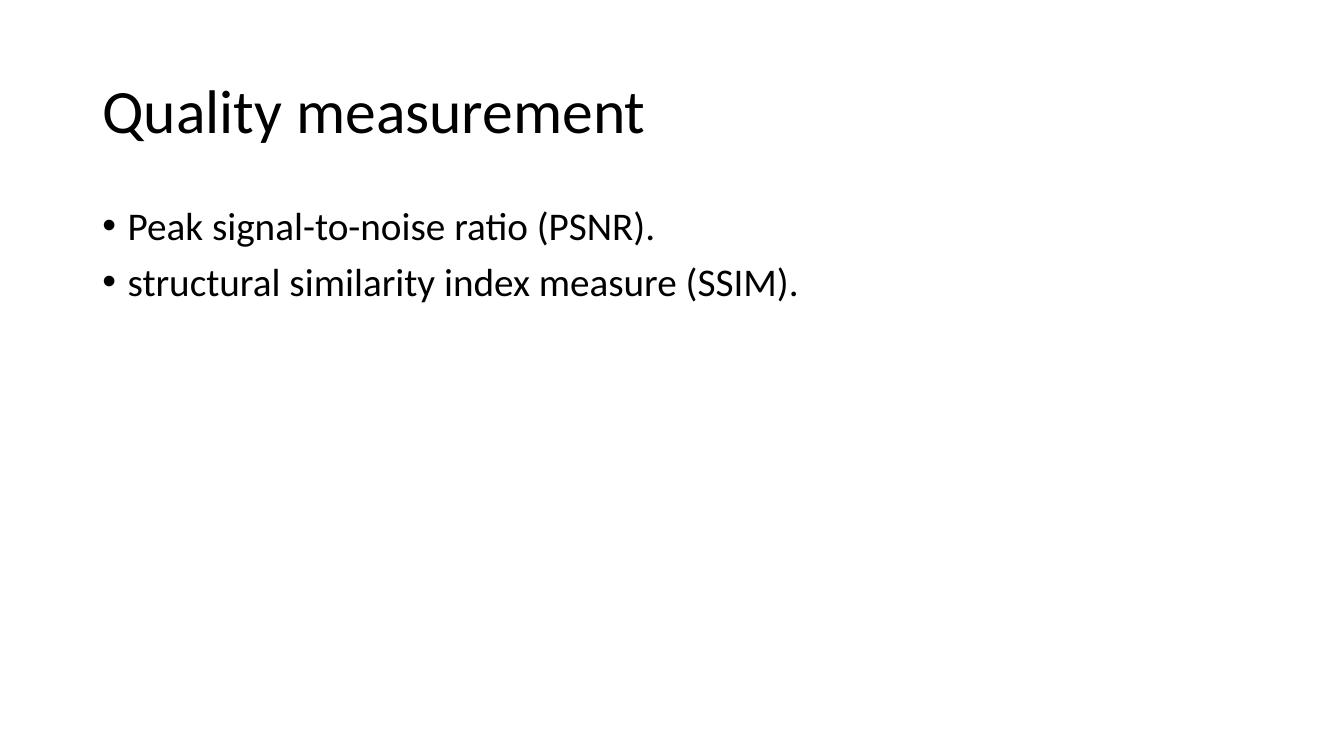
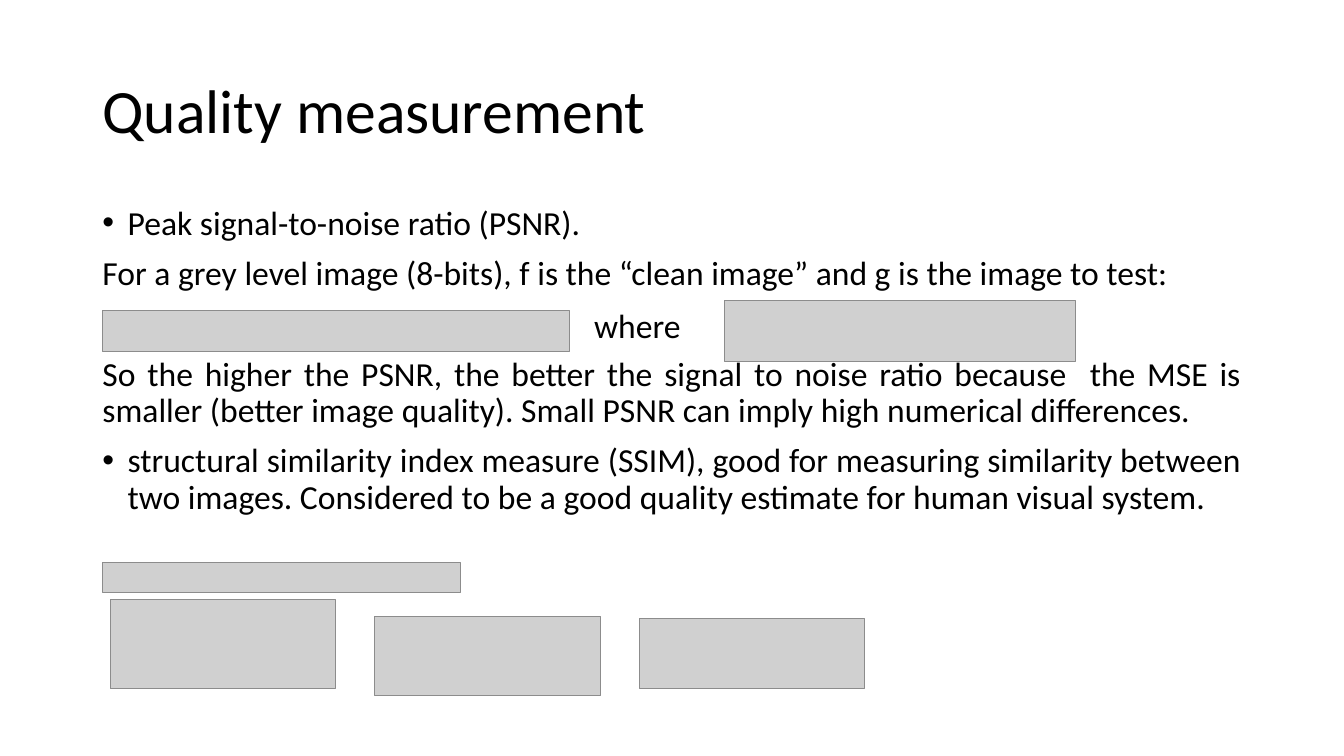
Before and after one commit to Tomlevron/Digital-image-processing, a slide deck: slide 23 of Slideshow/Scale-recurrent network for deblurring.pptx. Drawn at 1344x756 pixels with LibreOffice and Linux fonts; fonts in the diff are those of the drawing; grey boxes stand for pictures. Boxes give left, top, right and bottom in pixels: in the first picture for what was removed or moved away, otherwise in the second. Text is boxed around its words. In the diff, an @@ line names an element or a change of style, - is before the commit and + after.

```diff
--- a/Slideshow/Scale-recurrent network for deblurring.pptx
+++ b/Slideshow/Scale-recurrent network for deblurring.pptx
@@ text at [128,210,580,241]: size 28 to 24 pt in "Peak signal-to-noise ratio (PSNR)." @@
@@ text at [102,260,1241,515]: text changed; size 28 to 24 pt @@
-• structural similarity index measure (SSIM).
+For a grey level image (8-bits), f is the “clean image” and g is the image to test:
+So the higher the PSNR, the better the signal to noise ratio because the MSE is smaller (better image quality). Small PSNR can imply high numerical differences.
+• structural similarity index measure (SSIM), good for measuring similarity between two images. Considered to be a good quality estimate for human visual system.
@@ picture added at [102,311,569,352] @@
@@ text added at [594,314,680,339], 24 pt, text #000000 @@
+where
@@ picture added at [725,300,1076,361] @@
@@ picture added at [102,563,460,592] @@
@@ picture added at [110,600,336,689] @@
@@ picture added at [374,616,600,696] @@
@@ picture added at [639,619,865,689] @@
```
